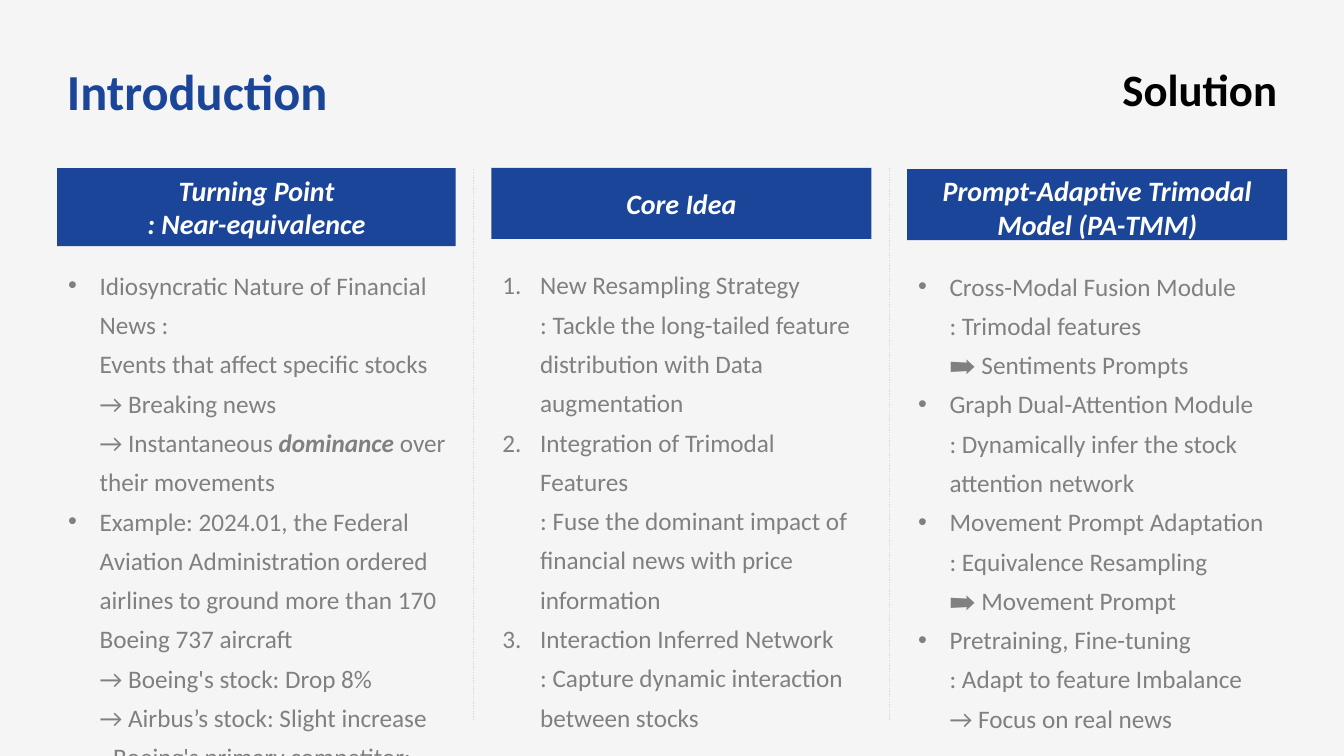
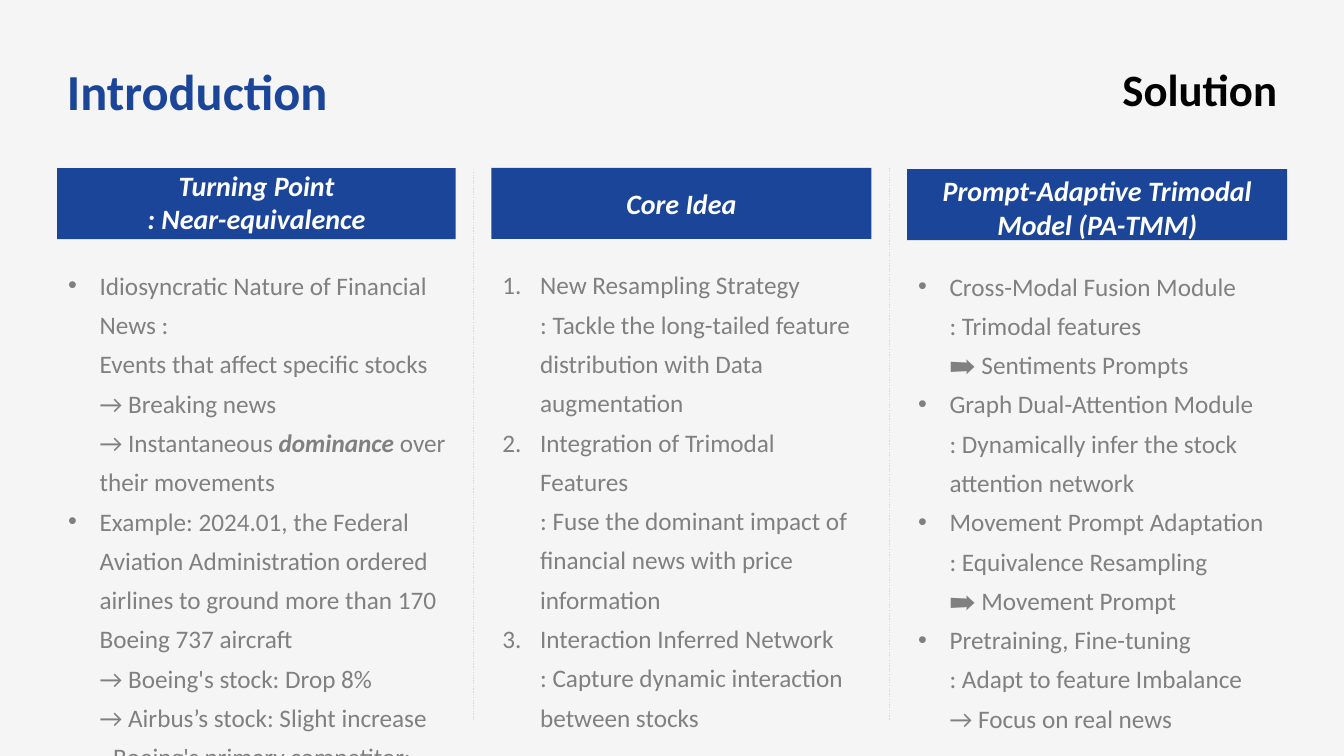
Before and after one commit to bts1991/study, a slide deck: slide 5 of 논문 Review/Others/paper_review.pptx. Drawn at 1344x756 pixels with LibreOffice and Linux fonts; fonts in the diff are those of the drawing. Boxes give left, top, right and bottom in pixels: in the first picture for what was removed or moved away, otherwise in the second. Text is boxed around its words. In the diff, an @@ line names an element or a change of style, - is before the commit and + after.

```diff
--- a/논문 Review/Others/paper_review.pptx
+++ b/논문 Review/Others/paper_review.pptx
@@ rectangle "Turning Point : Near-equivalence": place and size @@
-rectangle "Turning Point : Near-equivalence" at [57,168,456,246]
+rectangle "Turning Point : Near-equivalence" at [57,168,456,239]
```
Also in this commit, not shown: 8 other slides changed, 8 slides added.
